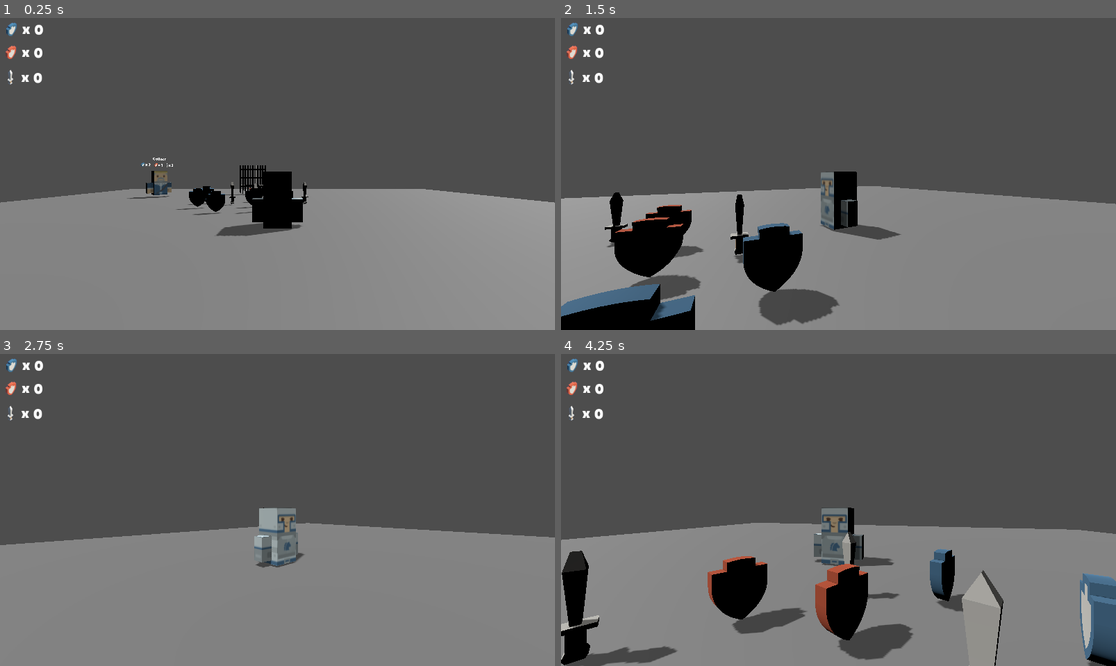
Above: before the commit, frames 1-4 (two rows, left to right).
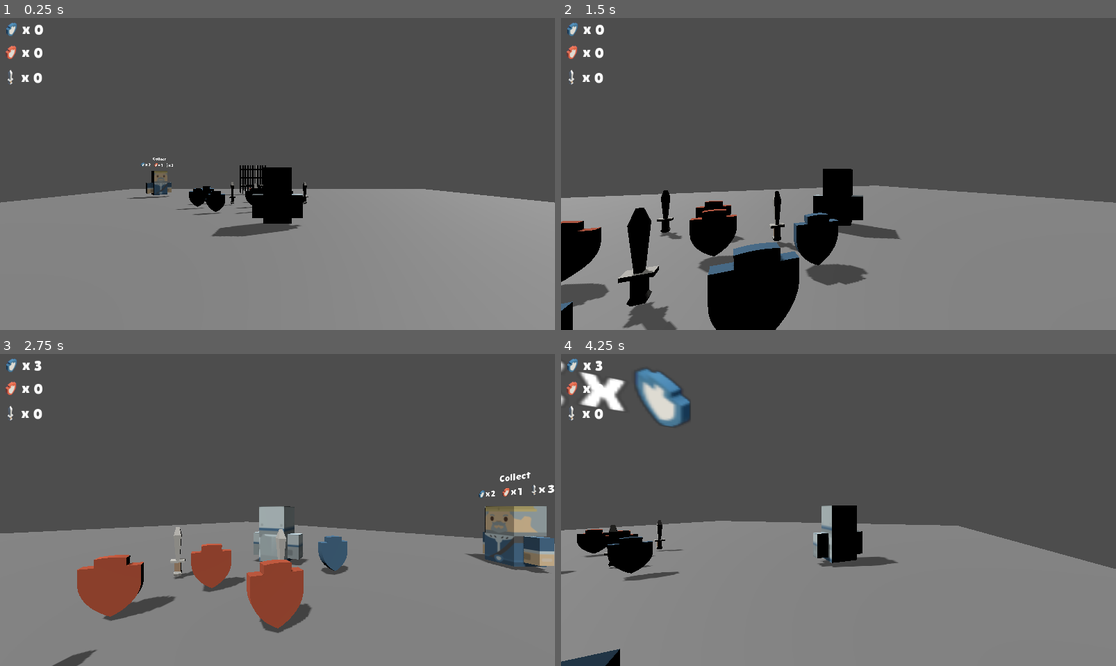
Above: after the commit, the same moments.

Repository: JaeMark/SwordswornCustodian
Game: Godot game, scene res://Maps/Castle.tscn
Same seed, same stepped clock (60 frames per second), same inputs: the game is played once before the commit and once after it.
Inputs:
- Up to frame 1 (0.25 s): no input
- Up to frame 2 (1.5 s): tap E (interact) at 0.5, 0.6, 1.25, 1.35 s; hold D (right) 0.53-1.28 s; tap Space (jump) at 0.77 s; hold S (back) from 1.28 s (still down)
- Up to frame 3 (2.75 s): tap Space (jump) at 1.52 s; tap E (interact) at 2, 2.1 s; release S (back) at 2.03 s; hold D (right) from 2.03 s (still down)
- Up to frame 4 (4.25 s): tap E (interact) at 2.75, 2.85, 3.5, 3.6 s; release D (right) at 2.78 s; hold W (forward) 2.78-3.53 s; tap Space (jump) at 3.02, 3.77 s; hold A (left) from 3.53 s (still down)

The runs differ from the first frame. In frame 1, 0.3% of the frame differs, in the area x 27-55%, y 47-71%; in frame 2, 15%; in frame 3, 11%; in frame 4, 17%, in the area x 0-100%, y 2-100%.

Commit message:
Added walking animation

Diff:
--- a/Maps/Castle.tscn
+++ b/Maps/Castle.tscn
@@ -17,7 +17,6 @@
 [node name="Castle" type="Node3D"]
 
 [node name="Player" parent="." instance=ExtResource("1_q2bx6")]
-transform = Transform3D(1, 0, 0, 0, 1, 0, 0, 0, 1, 0, 0.533997, 0)
 
 [node name="StaticBody3D" type="StaticBody3D" parent="."]
 
--- a/NPCs/King.tscn
+++ b/NPCs/King.tscn
@@ -3,7 +3,7 @@
 [ext_resource type="ArrayMesh" uid="uid://dc4k7v5onivmm" path="res://Assets/Models/king.obj" id="1_fi1i6"]
 [ext_resource type="Script" path="res://Scripts/KingController.gd" id="1_wpit4"]
 [ext_resource type="PackedScene" uid="uid://dp3r4qrafhli6" path="res://HUD/KingRequest.tscn" id="2_3yhad"]
-[ext_resource type="Script" path="res://NPCs/SubmitHandler.gd" id="3_ltqxu"]
+[ext_resource type="Script" path="res://Scripts/SubmitHandler.gd" id="3_pheyn"]
 [ext_resource type="PackedScene" uid="uid://boemdygcolhqx" path="res://HUD/SubmitUI.tscn" id="4_jvw5u"]
 [ext_resource type="PackedScene" uid="uid://deu10d5ayr7xp" path="res://HUD/LevelCompleteUI.tscn" id="6_6enb4"]
 
@@ -44,7 +44,7 @@
 mesh = ExtResource("1_fi1i6")
 
 [node name="Area3D" type="Area3D" parent="KingMesh"]
-script = ExtResource("3_ltqxu")
+script = ExtResource("3_pheyn")
 
 [node name="InteractionCollider" type="CollisionShape3D" parent="KingMesh/Area3D"]
 transform = Transform3D(1, 0, 0, 0, 1, 0, 0, 0, 1, 0, 2.75, 0)
--- a/Player/Player.tscn
+++ b/Player/Player.tscn
@@ -7,24 +7,16 @@
 radius = 2.0
 height = 6.5
 
-[sub_resource type="AnimationNodeAnimation" id="AnimationNodeAnimation_sc381"]
-animation = &"Walk"
-
-[sub_resource type="AnimationNodeStateMachine" id="AnimationNodeStateMachine_3fe6j"]
-states/End/position = Vector2(581, 162)
-states/Start/position = Vector2(340, 162)
-states/Walk/node = SubResource("AnimationNodeAnimation_sc381")
-states/Walk/position = Vector2(472, 162)
-
 [sub_resource type="Animation" id="Animation_yccrp"]
 resource_name = "Walk"
-tracks/0/type = "rotation_3d"
+length = 0.5
+tracks/0/type = "position_3d"
 tracks/0/imported = false
-tracks/0/enabled = false
+tracks/0/enabled = true
 tracks/0/path = NodePath("KnightBlue")
 tracks/0/interp = 1
 tracks/0/loop_wrap = true
-tracks/0/keys = PackedFloat32Array(0, 1, 0, 0, 0, 1, 0.25, 1, 0, 0, 0.0348995, 0.999391, 0.5, 1, 0, 0, 0, 1, 0.75, 1, 0, 0, -0.0348995, 0.999391, 1, 1, 0, 0, 0, 1)
+tracks/0/keys = PackedFloat32Array(0, 1, 0, 0, 0, 0.25, 1, 0, 0.5, 0, 0.5, 1, 0, 0, 0)
 
 [sub_resource type="AnimationLibrary" id="AnimationLibrary_0lnor"]
 _data = {
@@ -32,6 +24,7 @@
 }
 
 [node name="Player" type="CharacterBody3D" groups=["Player"]]
+transform = Transform3D(1, 0, 0, 0, 1, 0, 0, 0, 1, 0, -0.129068, 0)
 script = ExtResource("1_dpykx")
 
 [node name="CollisionShape3D" type="CollisionShape3D" parent="."]
@@ -39,6 +32,7 @@
 shape = SubResource("CapsuleShape3D_6fyx4")
 
 [node name="KnightBlue" type="MeshInstance3D" parent="."]
+transform = Transform3D(1, 0, 0, 0, 1, 0, 0, 0, 1, 0, 0.4, 0)
 mesh = ExtResource("1_y1rqk")
 
 [node name="SpringArm3D" type="SpringArm3D" parent="."]
@@ -47,11 +41,8 @@
 
 [node name="Camera3D" type="Camera3D" parent="SpringArm3D"]
 
-[node name="AnimationTree" type="AnimationTree" parent="."]
-tree_root = SubResource("AnimationNodeStateMachine_3fe6j")
-anim_player = NodePath("../AnimationPlayer")
-
 [node name="AnimationPlayer" type="AnimationPlayer" parent="."]
+reset_on_save = false
 libraries = {
 "": SubResource("AnimationLibrary_0lnor")
 }
--- a/Scripts/PlayerController.gd
+++ b/Scripts/PlayerController.gd
@@ -14,6 +14,8 @@
 
 @onready var spring_arm = $SpringArm3D
 @onready var model = $KnightBlue
+@onready var animation_tree = $AnimationTree
+@onready var animation_player = $AnimationPlayer
 
 var target_rotation = 0.0
 var target_spring_rotation = 0.0
@@ -23,6 +25,9 @@
 var blue_shield_collected = 0
 var red_shield_collected = 0
 var sword_collected = 0
+
+func _ready():
+	pass
 
 func _physics_process(delta):
 	if not is_on_floor() and not is_jumping:
@@ -41,6 +46,9 @@
 			velocity.y = 0
 			is_jumping = false
 
+	handle_movement_input(delta)
+
+
 	var input_dir = Input.get_vector("left", "right", "forward", "back")
 
 	if input_dir.x != 0:
@@ -49,12 +57,22 @@
 
 	spring_arm.rotation.y = lerp_angle(spring_arm.rotation.y, target_spring_rotation, camera_lag)
 
+
+
 	# Handle interact input
 	if Input.is_action_just_released("interact"):
 		submit_collectables.emit(blue_shield_collected, red_shield_collected, sword_collected)
 
-	handle_movement_input(delta)
 	move_and_slide()
+
+	# Handle walk animation
+	if is_on_floor() and input_dir.x != 0 || input_dir.y !=  0:
+		print("hello")
+		animation_player.play("Walk")
+		#animation_tree["parameters/conditions/is_walking"] = true
+	else:
+		animation_player.stop()
+		#animation_tree["parameters/conditions/is_walking"] = false
 
 func handle_movement_input(delta):
 	var input_dir = Input.get_vector("left", "right", "forward", "back")
Not shown: 1 places in Player/Player.tscn that only renumber resources
Renamed: NPCs/SubmitHandler.gd -> Scripts/SubmitHandler.gd
Not shown, removed: NPCs/King.tscn.depren
